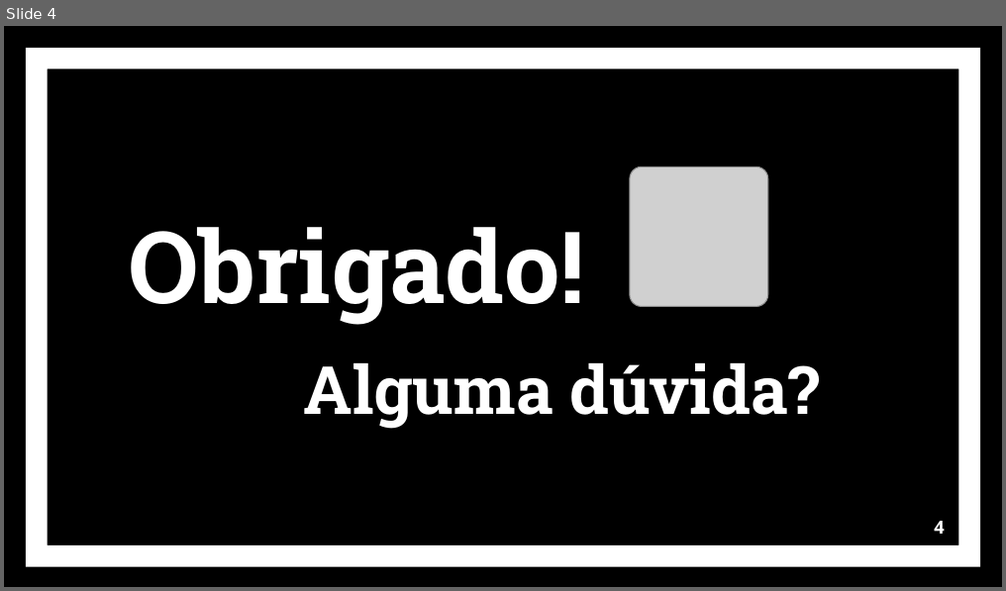
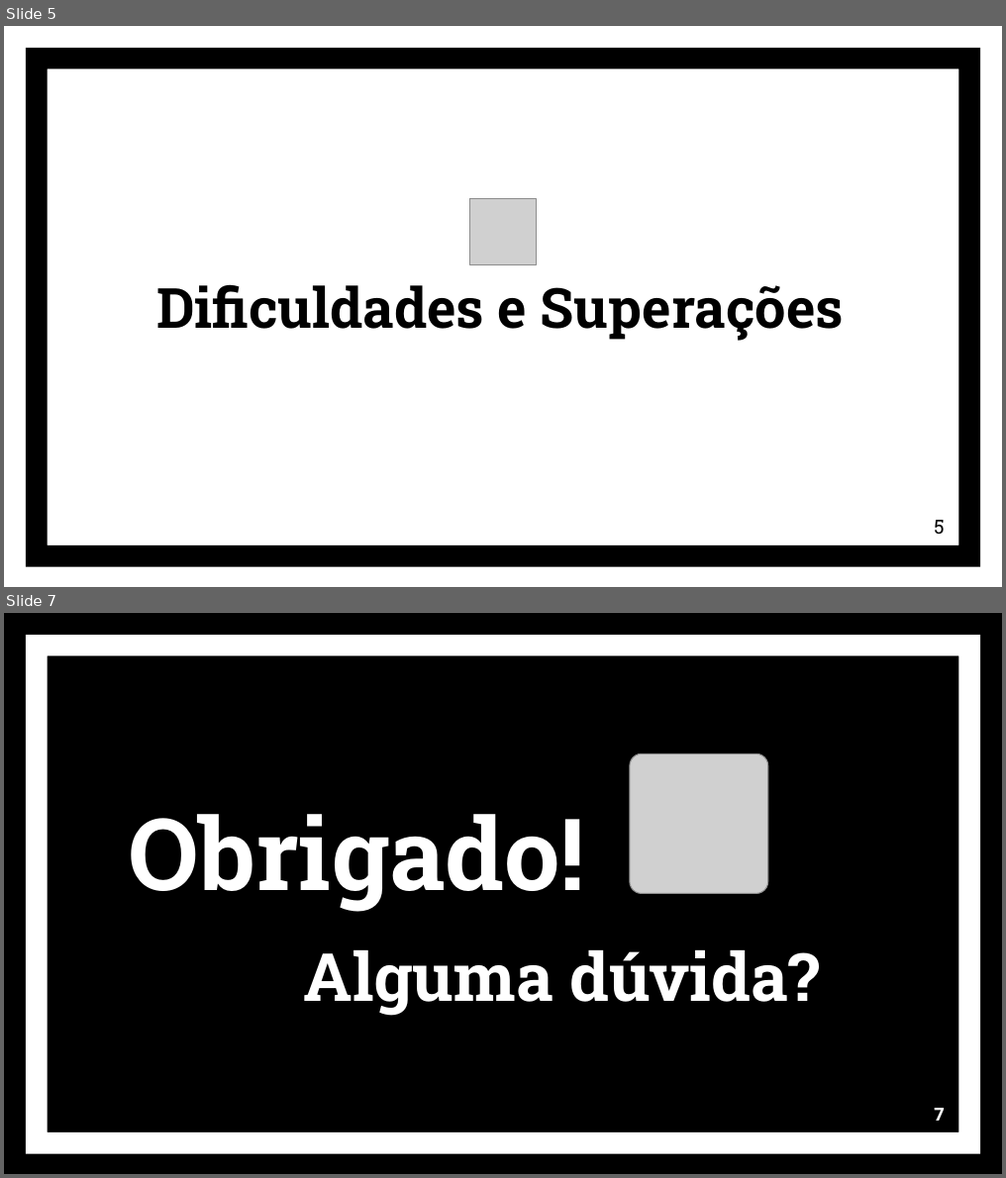
Before and after one commit to matheussOliveira1/projeto_Individual, a slide deck: site/public/DOCS_SLIDES/slides_WebDemon.pptx. Shown one above the other, each under a label of ours: slide 4 before the commit, slides 5 and 7 after it; the slides between them are not shown. The pictures are 1006x591 and 1006x1178 pixels, drawn with LibreOffice and Linux fonts; fonts in the diff are those of the drawing; grey boxes stand for pictures. Boxes give left, top, right and bottom in pixels: in the first picture for what was removed or moved away, otherwise in the second. Text is boxed around its words. In the diff, an @@ line names an element or a change of style, - is before the commit and + after.

```diff
--- a/site/public/DOCS_SLIDES/slides_WebDemon.pptx
+++ b/site/public/DOCS_SLIDES/slides_WebDemon.pptx
@@ slide 5 added at (4, 26, 1002, 587), background #FFFFFF @@
@@ frame added at (26, 48, 981, 568), fill #000000 @@
@@ picture added at (470, 198, 536, 265) @@
@@ title added at (156, 284, 844, 341), 40 pt, text #000000, bold @@
+Dificuldades e Superações
@@ page number added at (934, 520, 944, 534), 14 pt, text #000000 @@
+5
@@ what was slide 4 is now slide 7 @@
@@ page number at (934, 1108, 944, 1121): text changed @@
-4
+7
```
Also in this commit, not shown: 3 slides changed, 2 other slides added, 30 other files.
